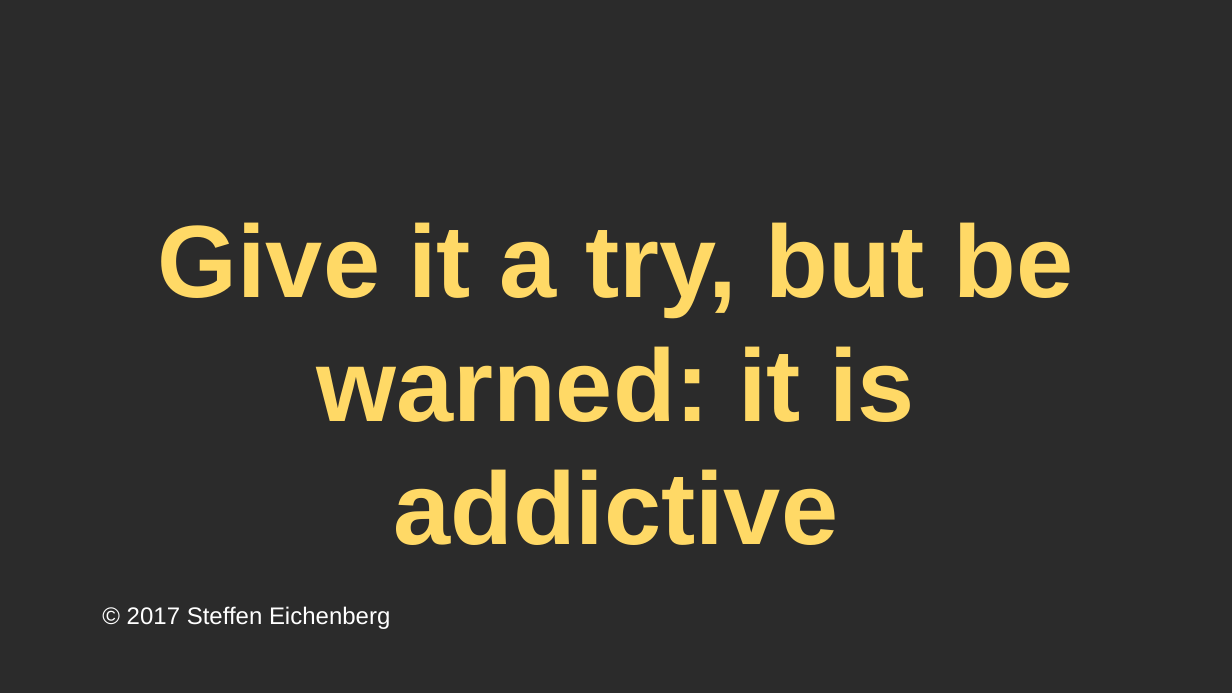
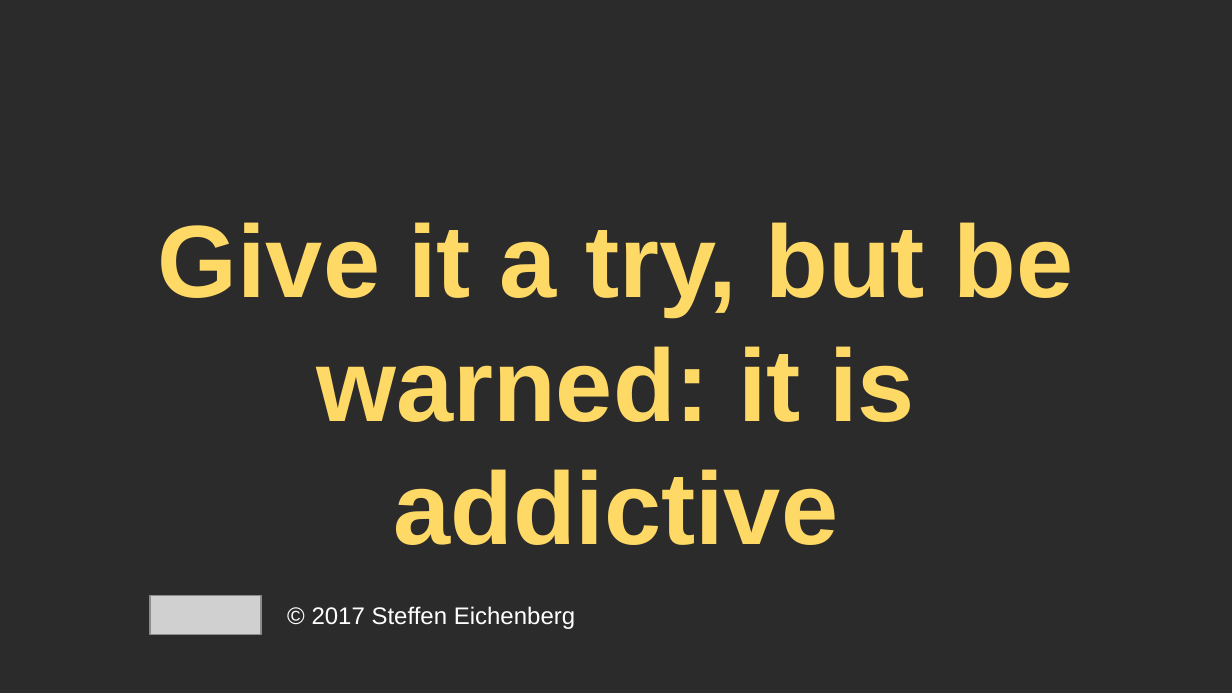
Before and after one commit to scameronde/elm-et2017, a slide deck: slide 73 of Elm.pptx (slide 68 before the commit). Drawn at 1232x693 pixels with LibreOffice and Linux fonts; fonts in the diff are those of the drawing; grey boxes stand for pictures; background and template pictures are left out; a plain dark background stands for a picture behind light text. Boxes give left, top, right and bottom in pixels: in the first picture for what was removed or moved away, otherwise in the second. Text is boxed around its words. In the diff, an @@ line names an element or a change of style, - is before the commit and + after.

```diff
--- a/Elm.pptx
+++ b/Elm.pptx
@@ picture added at [150, 595, 261, 634] @@
@@ text "© 2017 Steffen Eichenberg": place and size @@
-text "© 2017 Steffen Eichenberg" at [127, 606, 390, 629]
+text "© 2017 Steffen Eichenberg" at [312, 606, 575, 629]
```
Also in this commit, not shown: 25 other slides changed, 9 slides added, 2 slides removed.
